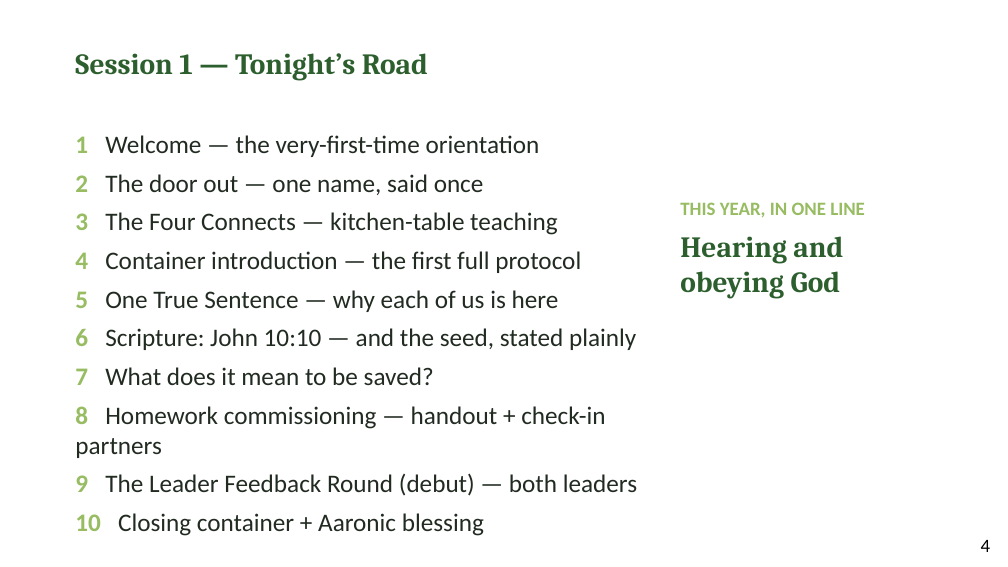
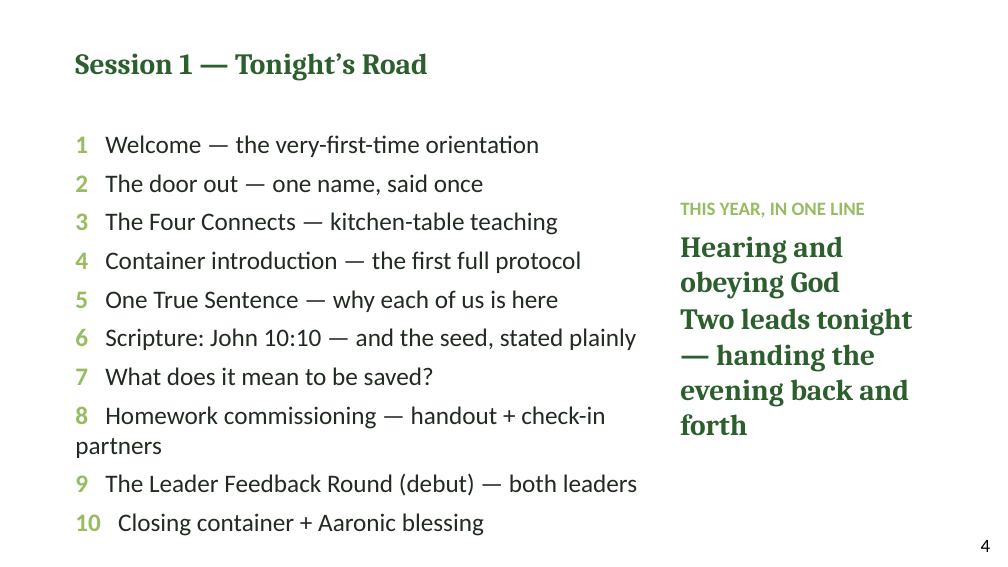
Before and after one commit to jgtittle-ministries/fellowship-of-the-heart-pilot-at-cca-dev, a slide deck: slide 3 of _implementation-notes/evening-series/FotH Evening Session 1 Slides DRAFT v1.pptx. Drawn at 1008x567 pixels with LibreOffice and Linux fonts; fonts in the diff are those of the drawing. Boxes give left, top, right and bottom in pixels: in the first picture for what was removed or moved away, otherwise in the second. Text is boxed around its words. In the diff, an @@ line names an element or a change of style, - is before the commit and + after.

```diff
--- a/_implementation-notes/evening-series/FotH Evening Session 1 Slides DRAFT v1.pptx
+++ b/_implementation-notes/evening-series/FotH Evening Session 1 Slides DRAFT v1.pptx
@@ text at (680, 308, 913, 435): paragraph added @@
+Two leads tonight — handing the evening back and forth
```
Also in this commit, not shown: 3 other slides changed, 49 other files.
